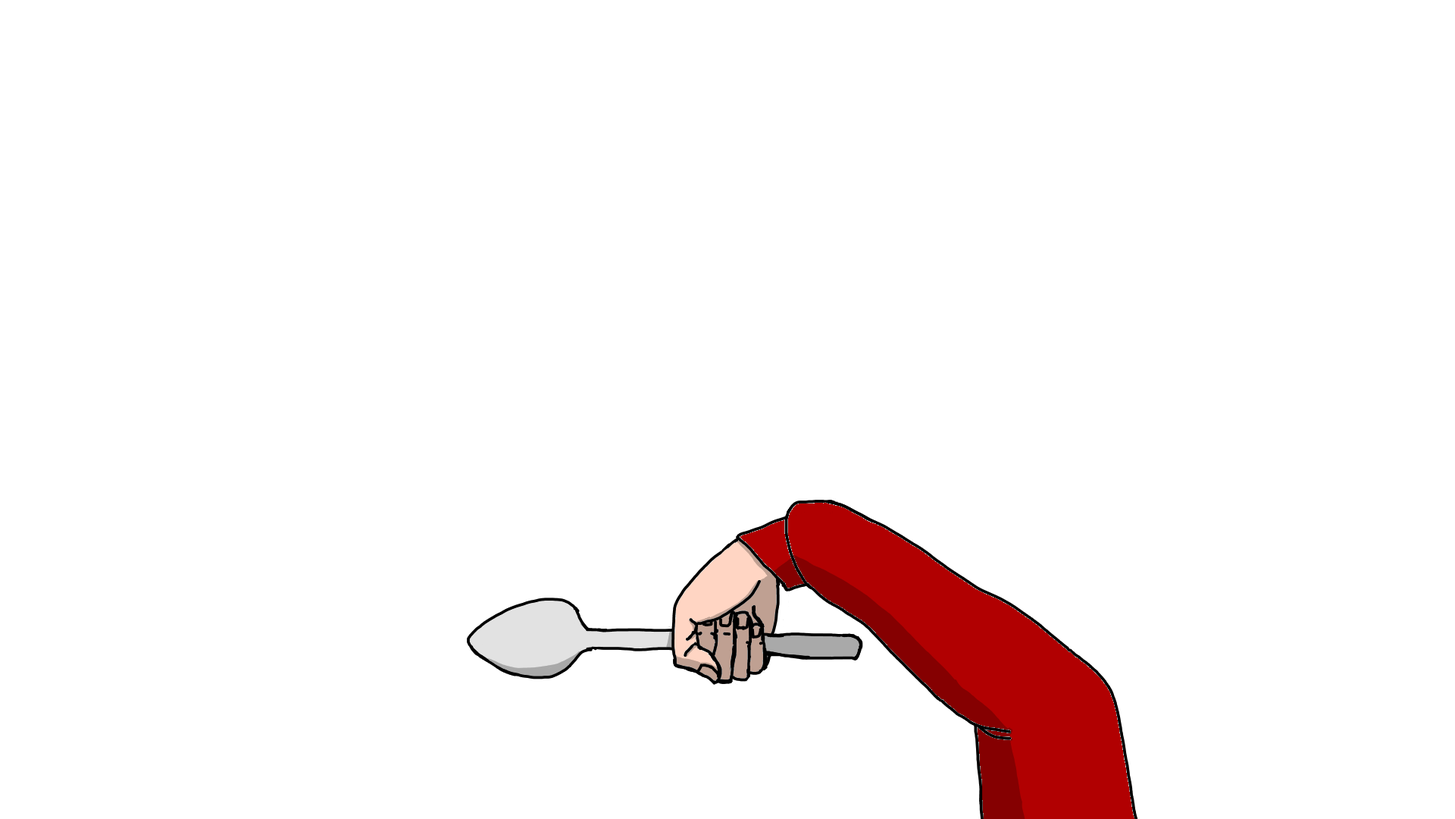
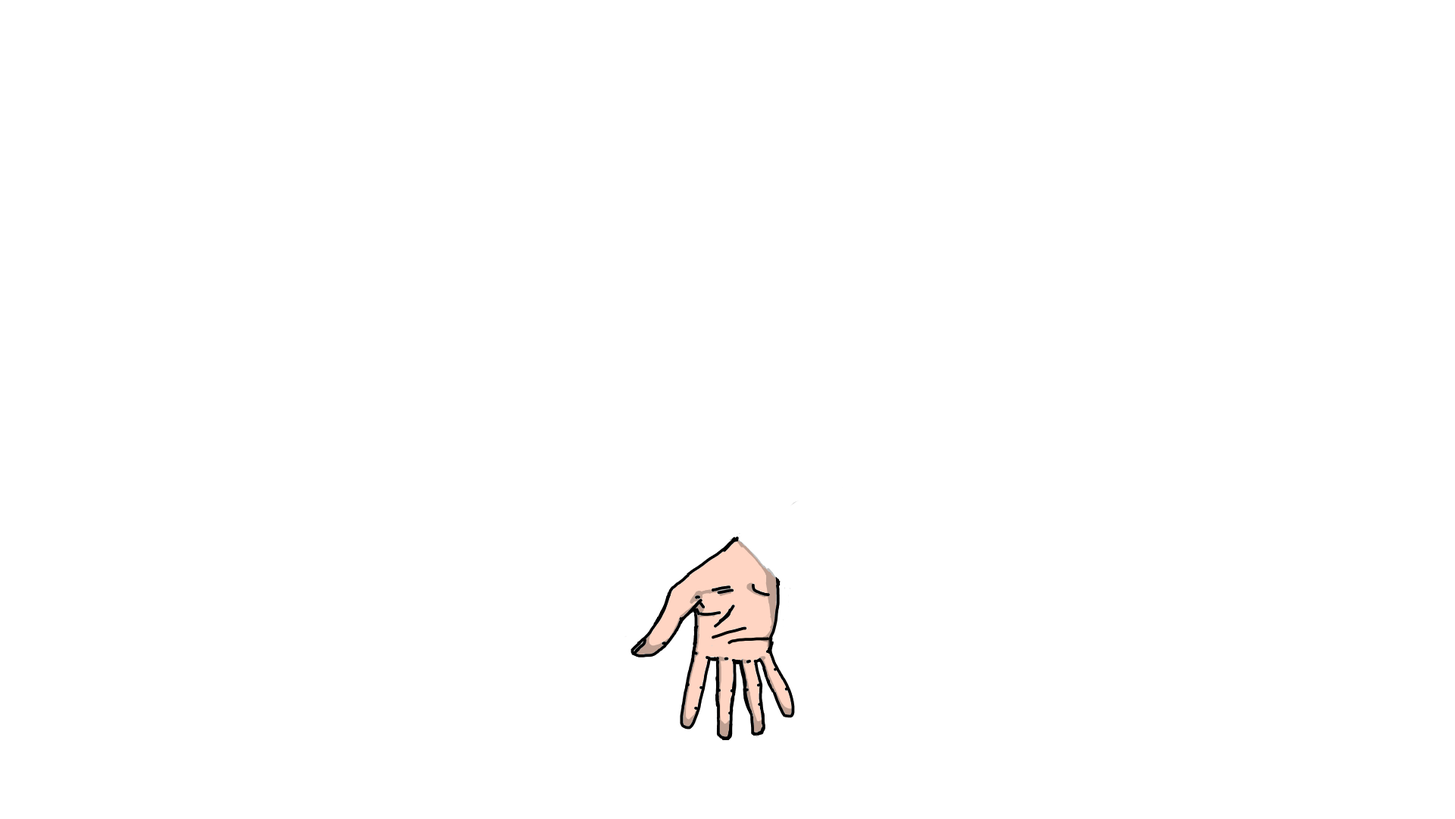
Before/after of a w=1455, h=819 layered artwork. What changed in the layer stack:
hid "spoon sh 4" over left=466, top=582, right=874, bottom=680
hid "spoon 4" over left=466, top=582, right=874, bottom=680
hid "spoon col 4", painted on it over left=466, top=582, right=874, bottom=680
hid "right hand sh 4" over left=630, top=533, right=825, bottom=728
hid "right arm sh 4", painted on it over left=727, top=533, right=1068, bottom=819
added layer "open right han s 4" (25%) above "open right hand 4" over left=630, top=533, right=874, bottom=741
added layer "open right hand 4" above "open right hand co 4" over left=466, top=497, right=922, bottom=741
added layer "open right hand co 4" above "right hand 4" over left=466, top=497, right=1138, bottom=819
hid "right hand 4", opacity 100% → 35% over left=466, top=497, right=922, bottom=728
hid "right arm 4", painted on it over left=582, top=497, right=1138, bottom=819
hid "right color hand 4" over left=630, top=533, right=825, bottom=728
hid "right color arm 4", painted on it over left=630, top=497, right=1138, bottom=819
